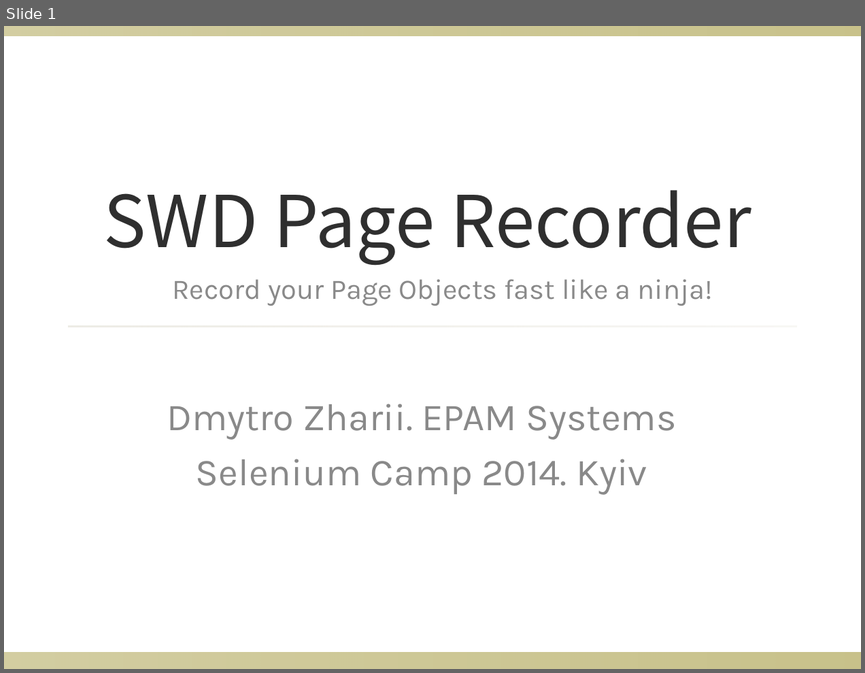
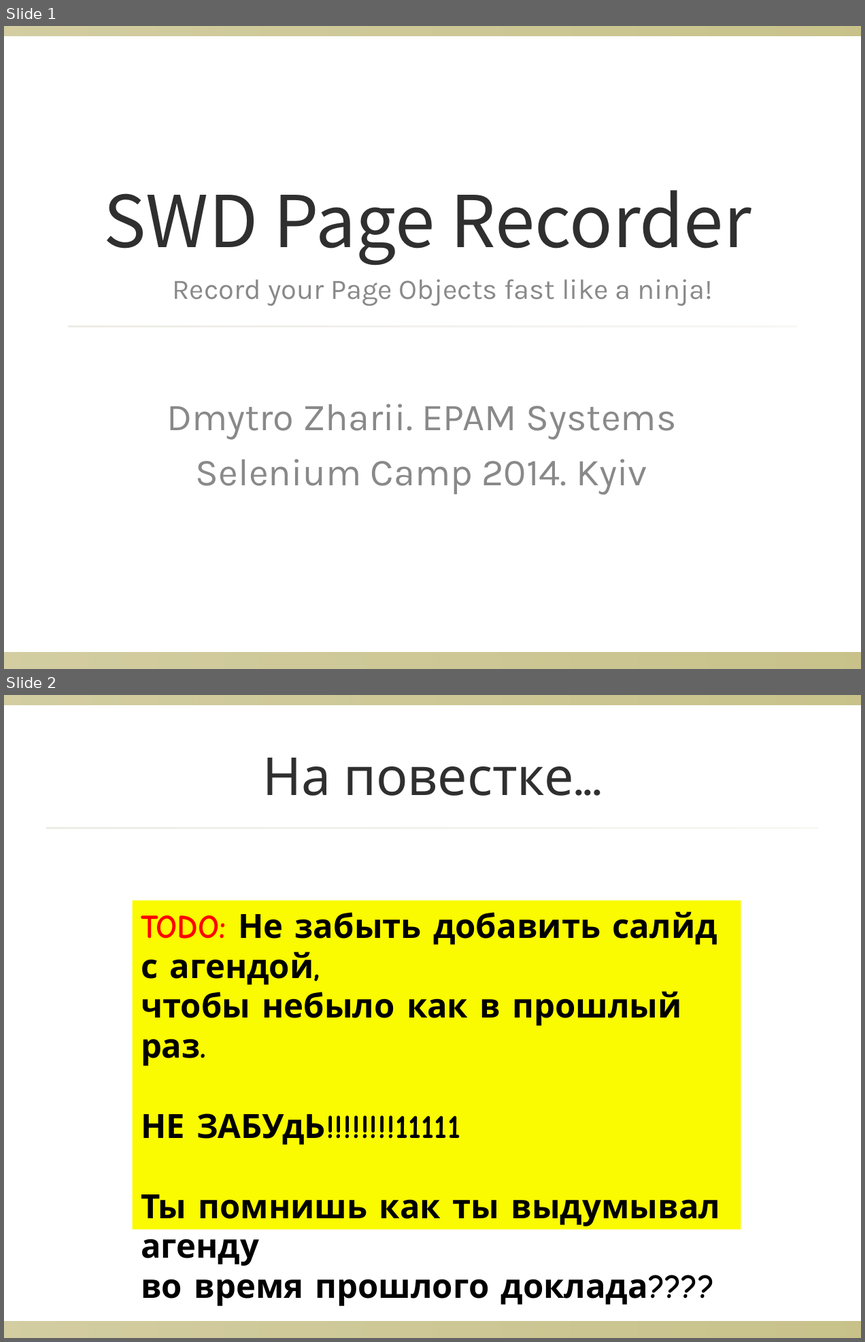
Before and after one commit to bluestarsoft777/p-secamp-2014, a slide deck: presentation/swd-page-recorder.ppt. Shown one above the other, each under a label of ours: slide 1 before the commit, slides 1 and 2 after it. The pictures are 865x673 and 865x1342 pixels, drawn with LibreOffice and Linux fonts; fonts in the diff are those of the drawing; background and template pictures are left out. Boxes give left, top, right and bottom in pixels: in the first picture for what was removed or moved away, otherwise in the second. Text is boxed around its words. In the diff, an @@ line names an element or a change of style, - is before the commit and + after.

```diff
--- a/presentation/swd-page-recorder.ppt
+++ b/presentation/swd-page-recorder.ppt
@@ slide 2 added at (4, 695, 861, 1338), background picture (left out); not listed: 2 template elements that a slide beside it also shows @@
@@ title added at (263, 758, 574, 796), 44 pt, text #2F2F2F @@
+На повестке...
@@ rectangle added at (47, 827, 818, 829), fill gradient #DCD9CC @@
@@ rectangle added at (133, 900, 741, 1229), fill #FAFA00, 28 pt, text #000000, bold @@
+TODO: Не забыть добавить салйд с агендой,
+чтобы небыло как в прошлый раз.
+НЕ ЗАБУдЬ!!!!!!!!11111
+Ты помнишь как ты выдумывал агенду
+во время прошлого доклада????
```
Also in this commit, not shown: 5 other slides added, 3 other files.
